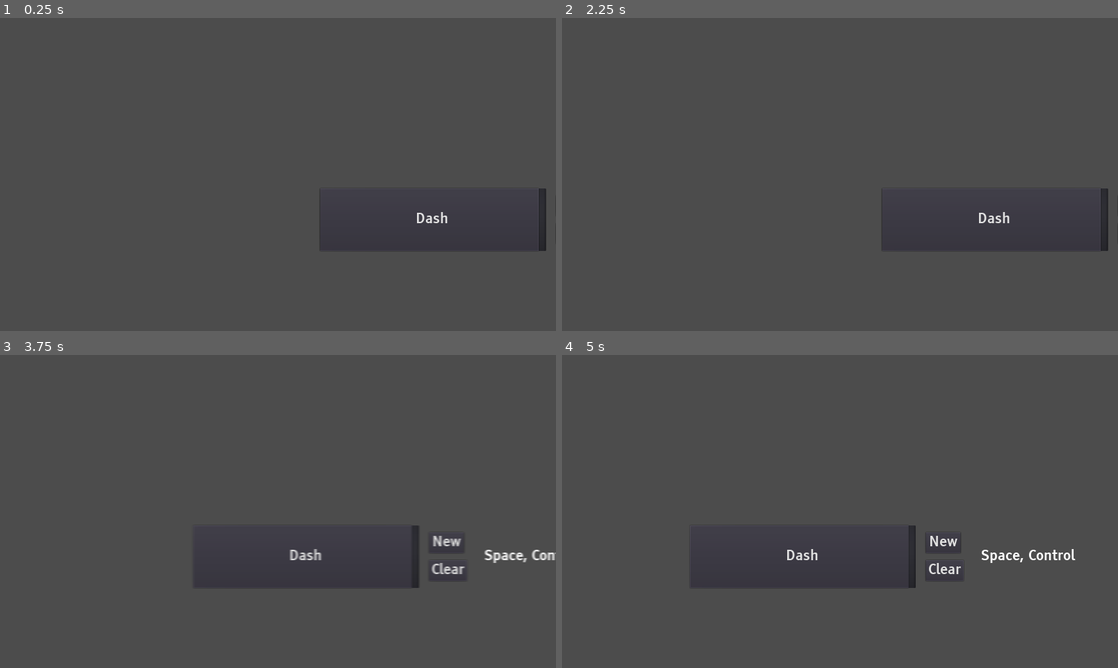
Above: before the commit, frames 1-4 (two rows, left to right).
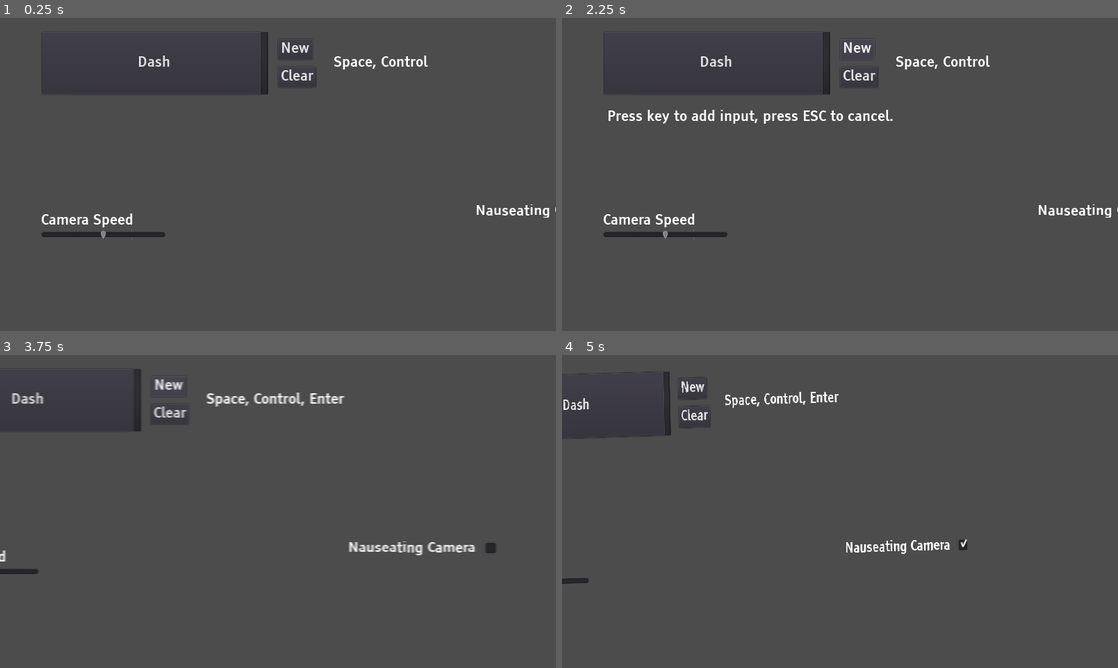
Above: after the commit, the same moments.

Repository: mOtHNOg/GWJ37---Inside-the-machine
Game: Godot game, scene res://scenes/World.tscn
Same seed, same stepped clock (60 frames per second), same inputs: the game is played once before the commit and once after it.
Inputs (mouse positions are in pixels of both pictures, inside the frame that each line leads up to):
- Up to frame 1 (0.25 s): no input
- Up to frame 2 (2.25 s): click "Dash" at 0.5 s; click (856, 77) at 1.25 s, where only the run after the commit has a clickable "Clear"; click (856, 49) at 2 s, where only the run after the commit has a clickable "New"
- Up to frame 3 (3.75 s): click (294, 386) at 2.75 s, where only the run after the commit has a clickable "New"; tap Enter at 3.5 s; hold D (Right) from 3.53 s (still down); tap Space (Dash) at 3.6 s
- Up to frame 4 (5 s): release D (Right) at 4.25 s; click (990, 549) at 4.27 s

The runs differ from the first frame. In frame 1, 2.0% of the frame differs, in the area x 7-100%, y 4-75%; in frame 2, 2.7%; in frame 3, 2.7%; in frame 4, 2.0%.

Commit message:
base slider + speed multiplier setting

Diff:
--- a/project.godot
+++ b/project.godot
@@ -7,6 +7,16 @@
 ;   param=value ; assign values to parameters
 
 config_version=4
+
+_global_script_classes=[ {
+"base": "Control",
+"class": "BaseUIElement",
+"language": "GDScript",
+"path": "res://scripts/BaseUIElement.gd"
+} ]
+_global_script_class_icons={
+"BaseUIElement": ""
+}
 
 [application]
 
--- a/scenes/ControllableCamera.gd
+++ b/scenes/ControllableCamera.gd
@@ -15,6 +15,8 @@
 const DASH_BUFFER_TIME = 8
 var dash_buffer_time_left: int = 0
 
+const MIN_DASH_VOLUME = 26.0 # as absolute value
+
 # motion blur
 onready var motion_blur := $MotionBlur
 onready var blur_mat = motion_blur.get_material()
@@ -25,9 +27,14 @@
 # settings
 
 # nauseating camera
+var rotation_directions: Array = [-1, 1]
+var rand_rotation_dir: int = 0
 var nauseating_rotation: float = 0.0
-const ROTATION_AMOUNT_PER_FRAME = 200.0
+const ROTATION_AMOUNT_PER_FRAME = 300.0
 const ROTOFUDGE = 8.0
+const ZOOM_DETERIATION_TO_EYES = 5.0
+const ROTATION_DETERIATION_TO_EYES = 12.0
+
 
 func _physics_process(delta) -> void:
 
@@ -36,7 +43,7 @@
 	if ! dashing: # movement direction is locked while dashing
 		movement_direction = get_movement_direction()
 
-	move_vec = movement_direction * move_speed * Settings.move_speed_multiplier * delta
+	move_vec = movement_direction * move_speed * Settings.cam_speed_multiplier * delta
 	position += move_vec
 
 	# dashing stuff
@@ -59,7 +66,7 @@
 		dash_buffer_time_left = 0
 
 	# detect dash input
-	if Input.is_action_just_pressed("Dash") and movement_direction != Vector2.ZERO:
+	if Input.is_action_just_pressed("Dash") and movement_direction != Vector2.ZERO and move_vec != Vector2.ZERO:
 		if ! dashing:
 			dash()
 		else:
@@ -73,12 +80,22 @@
 	# NAUSEATING CAMERA WOOOOOOOOO!!!!!
 
 	if Settings.nauseating_camera:
-		nauseating_rotation += rand_range(-ROTATION_AMOUNT_PER_FRAME, ROTATION_AMOUNT_PER_FRAME) * delta
-		rotation_degrees = lerp(rotation_degrees, sin(global_position.length() * 0.01) * 360 + nauseating_rotation, ROTOFUDGE * 0.5 * delta)
+
+		if rand_rotation_dir == 0:
+			rand_rotation_dir = rotation_directions[int(rand_range(0, rotation_directions.size()))]
+			print(rand_rotation_dir)
+
+		nauseating_rotation = lerp(nauseating_rotation,
+			0 + ( rand_range(-ROTATION_AMOUNT_PER_FRAME, ROTATION_AMOUNT_PER_FRAME) * rand_rotation_dir * delta ),
+			ROTATION_DETERIATION_TO_EYES * delta)
+
+		rotation_degrees =  nauseating_rotation
 
 		# lerp zoom to make the changes slightly more gradual (you're welcome)
-		zoom = lerp(zoom, Vector2(rand_range(0.5, 2), rand_range(0.5, 2)), ROTOFUDGE * delta)
+		zoom = lerp(zoom, Vector2(rand_range(0.5, 2), rand_range(0.25, 2)), ZOOM_DETERIATION_TO_EYES * delta)
+
 	else:
+		rand_rotation_dir = 0
 		zoom = lerp(zoom, Vector2(1, 1), ROTOFUDGE * delta)
 		nauseating_rotation = 0
 
@@ -87,14 +104,21 @@
 		if rotation_degrees == nearest_rotation:
 			rotation_degrees = 0
 
+
 func get_movement_direction() -> Vector2:
 	return Vector2(
 			Input.get_action_strength("Right") - Input.get_action_strength("Left"),
 			Input.get_action_strength("Down") - Input.get_action_strength("Up")
 		).normalized()
 
+
 func dash() -> void:
-	AudioManager.play("res://assets/sound/dash1.ogg", {"pitch_scale" : rand_range(0.933, 1.072)})
+	# dash volume is effected by speed multiplier
+
+	var dash_volume = 0 if Settings.cam_speed_multiplier > 1.0 else MIN_DASH_VOLUME * Settings.cam_speed_multiplier - MIN_DASH_VOLUME
+	AudioManager.play("res://assets/sound/dash1.ogg", {"volume_db" : dash_volume, "pitch_scale" : rand_range(0.933, 1.072)})
+
+
 	dashing = true
 	move_speed = BASE_MOVE_SPEED * DASH_SPEED_MULTIPLTER
 
@@ -102,4 +126,4 @@
 	var movement_angle: float = -rad2deg(movement_direction.angle())
 	blur_mat.set_shader_param("angle_degrees", movement_angle)
 
-	blur_strength = MAX_BLUR_STRENGTH
+	blur_strength = MAX_BLUR_STRENGTH * Settings.cam_speed_multiplier
--- a/scenes/World.tscn
+++ b/scenes/World.tscn
@@ -1,8 +1,9 @@
-[gd_scene load_steps=4 format=2]
+[gd_scene load_steps=5 format=2]
 
 [ext_resource path="res://scenes/ui/MyCheckBox.tscn" type="PackedScene" id=1]
 [ext_resource path="res://scenes/ControllableCamera.tscn" type="PackedScene" id=2]
 [ext_resource path="res://scenes/ui/InputConfig.tscn" type="PackedScene" id=3]
+[ext_resource path="res://scenes/ui/MySlider.tscn" type="PackedScene" id=4]
 
 [node name="World" type="Control"]
 anchor_right = 1.0
@@ -12,6 +13,7 @@
 }
 
 [node name="ControllableCamera" parent="." instance=ExtResource( 2 )]
+position = Vector2( 640, 360 )
 
 [node name="InputConfig" parent="." instance=ExtResource( 3 )]
 
@@ -19,6 +21,7 @@
 margin_right = 40.0
 margin_bottom = 40.0
 __meta__ = {
+"_edit_lock_": true,
 "_edit_use_anchors_": false
 }
 
@@ -28,5 +31,21 @@
 margin_right = 1098.0
 margin_bottom = 428.32
 label_text = "Nauseating Camera"
+warning_text = "DO NOT PRESS THIS"
 setting = "nauseating_camera"
-show_warning = true
+
+[node name="Sliders" type="Control" parent="."]
+margin_right = 40.0
+margin_bottom = 40.0
+__meta__ = {
+"_edit_lock_": true,
+"_edit_use_anchors_": false
+}
+
+[node name="CamSpeed" parent="Sliders" instance=ExtResource( 4 )]
+anchor_left = 2.35
+anchor_top = 11.25
+anchor_right = 2.57813
+anchor_bottom = 11.3444
+label_text = "Camera Speed"
+setting = "cam_speed_multiplier"
--- a/scenes/ui/MyCheckBox.gd
+++ b/scenes/ui/MyCheckBox.gd
@@ -1,28 +1,15 @@
-tool
-extends Control
+extends BaseUIElement
 
-onready var label := $Label
-onready var warning := $Warning
 onready var checkbox := $CheckBox
-
-export var label_text: String = ""
-export var setting: String = ""
-export var show_warning: bool = false
-export var warning_text: String = "DO NOT PRESS THIS, SERIOUSLY"
 
 func _ready():
 	if show_warning:
 		checkbox.rect_position.y += 16
 
-func _process(delta):
-	label.text = label_text
-
-	warning.visible = show_warning
-	warning.text = warning_text
+func _process(delta) -> void:
 
 	# If setting is changed from an external source, button will update
 	checkbox.pressed = Settings.get(setting)
 
 func _on_CheckBox_toggled(button_pressed):
 	Settings.set(setting, button_pressed)
-	print(button_pressed)
--- a/scenes/ui/MyCheckBox.tscn
+++ b/scenes/ui/MyCheckBox.tscn
@@ -28,14 +28,13 @@
 }
 
 [node name="Warning" type="Label" parent="."]
-visible = false
 margin_left = -21.0
 margin_top = 32.0
 margin_right = 288.0
 margin_bottom = 65.0
 grow_horizontal = 0
 custom_fonts/font = ExtResource( 3 )
-text = "DO NOT PRESS THIS, SERIOUSLY"
+align = 2
 valign = 1
 __meta__ = {
 "_edit_use_anchors_": false
--- /dev/null
+++ b/scenes/ui/MySlider.gd
@@ -0,0 +1,4 @@
+extends BaseUIElement
+
+func _on_HSlider_value_changed(value):
+	Settings.set(setting, value)
--- /dev/null
+++ b/scenes/ui/MySlider.tscn
@@ -0,0 +1,37 @@
+[gd_scene load_steps=3 format=2]
+
+[ext_resource path="res://assets/font/default_font.tres" type="DynamicFont" id=1]
+[ext_resource path="res://scenes/ui/MySlider.gd" type="Script" id=2]
+
+[node name="MySlider" type="Control"]
+anchor_right = 0.228125
+anchor_bottom = 0.0944444
+script = ExtResource( 2 )
+__meta__ = {
+"_edit_use_anchors_": true
+}
+
+[node name="Label" type="Label" parent="."]
+margin_right = 288.0
+margin_bottom = 33.0
+custom_fonts/font = ExtResource( 1 )
+text = "slider"
+valign = 1
+__meta__ = {
+"_edit_use_anchors_": false
+}
+
+[node name="HSlider" type="HSlider" parent="."]
+margin_top = 36.0
+margin_right = 192.0
+margin_bottom = 52.0
+rect_scale = Vector2( 1.5, 1.5 )
+max_value = 2.0
+step = 0.1
+value = 1.0
+tick_count = 5
+__meta__ = {
+"_edit_use_anchors_": false
+}
+
+[connection signal="value_changed" from="HSlider" to="." method="_on_HSlider_value_changed"]
--- a/scripts/AudioManager.gd
+++ b/scripts/AudioManager.gd
@@ -7,15 +7,12 @@
 	for button in get_tree().get_nodes_in_group("button"):
 		if button is BaseButton:
 			if button is OptionButton:
-				button.connect("pressed", self, "_on_button_down")
+				button.connect("pressed", self, "_button_press")
 
 				var popup: PopupMenu = button.get_popup()
-				popup.connect("id_pressed", self, "_on_button_up")
-			elif button is CheckBox:
-				button.connect("pressed", self, "_on_button_down")
-			elif button is Button:
-				button.connect("button_down", self, "_on_button_down")
-#				button.connect("button_up", self, "_on_button_up")
+				popup.connect("id_pressed", self, "_button_release")
+			else:
+				button.connect("pressed", self, "_button_click")
 
 
 
@@ -32,7 +29,8 @@
 		# set stream data
 
 		if "volume_db" in stream_data:
-			p. volume_db = stream_data["volume_db"]
+			p.volume_db = stream_data["volume_db"]
+			print(p.volume_db)
 
 		if "pitch_scale" in stream_data:
 			p.pitch_scale = stream_data["pitch_scale"]
@@ -41,9 +39,11 @@
 	add_child(p)
 	p.play()
 
-func _on_button_down(garbage = null) -> void:
-	play("res://assets/sound/button/press1.ogg", {"pitch_scale" : rand_range(0.9, 1.11)})
+func _button_click(garbage = null) -> void:
+	play("res://assets/sound/button/click1.ogg", {"pitch_scale" : rand_range(0.86, 1.163)})
 
+func _button_press(garbage = null) -> void:
+	play("res://assets/sound/button/press1.ogg", {"pitch_scale" : rand_range(0.86, 1.163)})
 
-func _on_button_up(garbage = null) -> void:
-	play("res://assets/sound/button/release1.ogg", {"pitch_scale" : rand_range(0.9, 1.11)})
+func _button_release(garbage = null) -> void:
+	play("res://assets/sound/button/release1.ogg", {"pitch_scale" : rand_range(0.86, 1.163)})
--- /dev/null
+++ b/scripts/BaseUIElement.gd
@@ -0,0 +1,18 @@
+extends Control
+class_name BaseUIElement
+
+onready var label: Label = get_node("Label")
+onready var warning: Label = get_node_or_null("Warning")
+
+export var label_text: String
+export var show_warning: bool = false
+export var warning_text: String
+
+export var setting: String
+
+func _process(delta) -> void:
+	label.text = label_text
+
+	if warning != null:
+		warning.visible = show_warning
+		warning.text = warning_text
--- a/scripts/Global.gd
+++ b/scripts/Global.gd
@@ -1,4 +1,7 @@
 extends Node
+
+func _ready():
+	randomize()
 
 func _input(event) -> void:
 	if event.is_action_pressed("Fullscreen"):
--- a/scripts/Settings.gd
+++ b/scripts/Settings.gd
@@ -1,7 +1,5 @@
 extends Node
 
-var move_speed_multiplier: float = 1
+var cam_speed_multiplier: float = 1
 var nauseating_camera: bool = false
-
-func _process(delta):
-	print(nauseating_camera)
+var bullet_hell: bool = false
Not shown, added: assets/sound/button/click1.ogg.import
Not shown, added: assets/sound/button/click1.ogg
Not shown, changed: assets/sound/dash1.ogg
